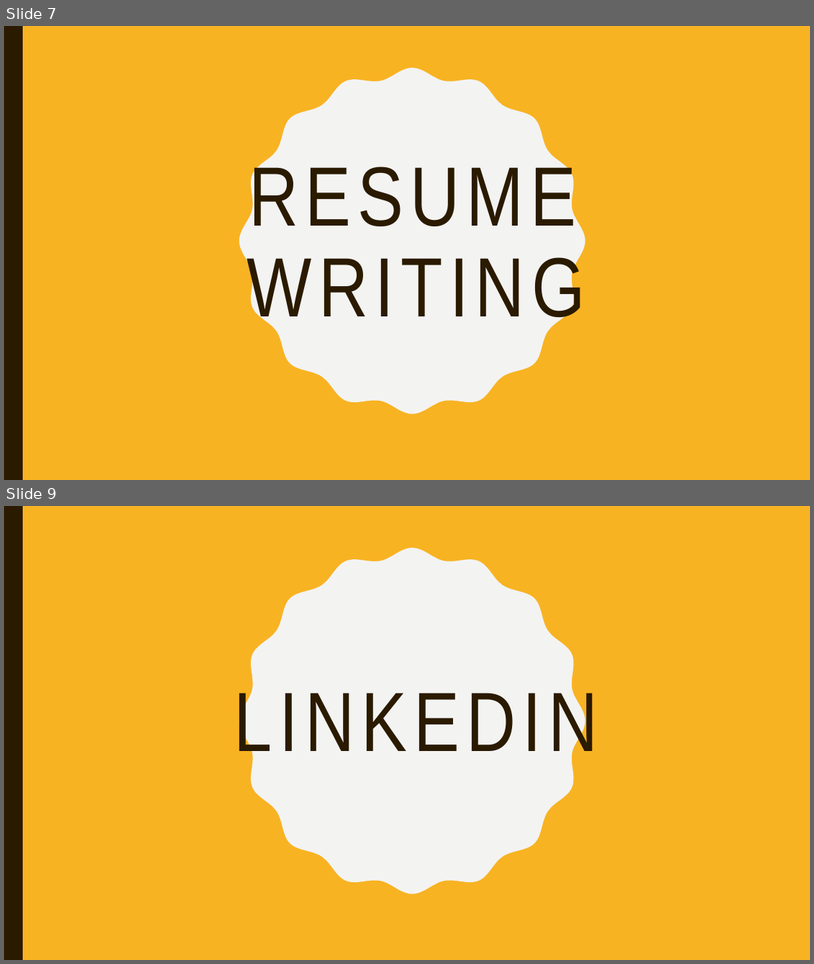
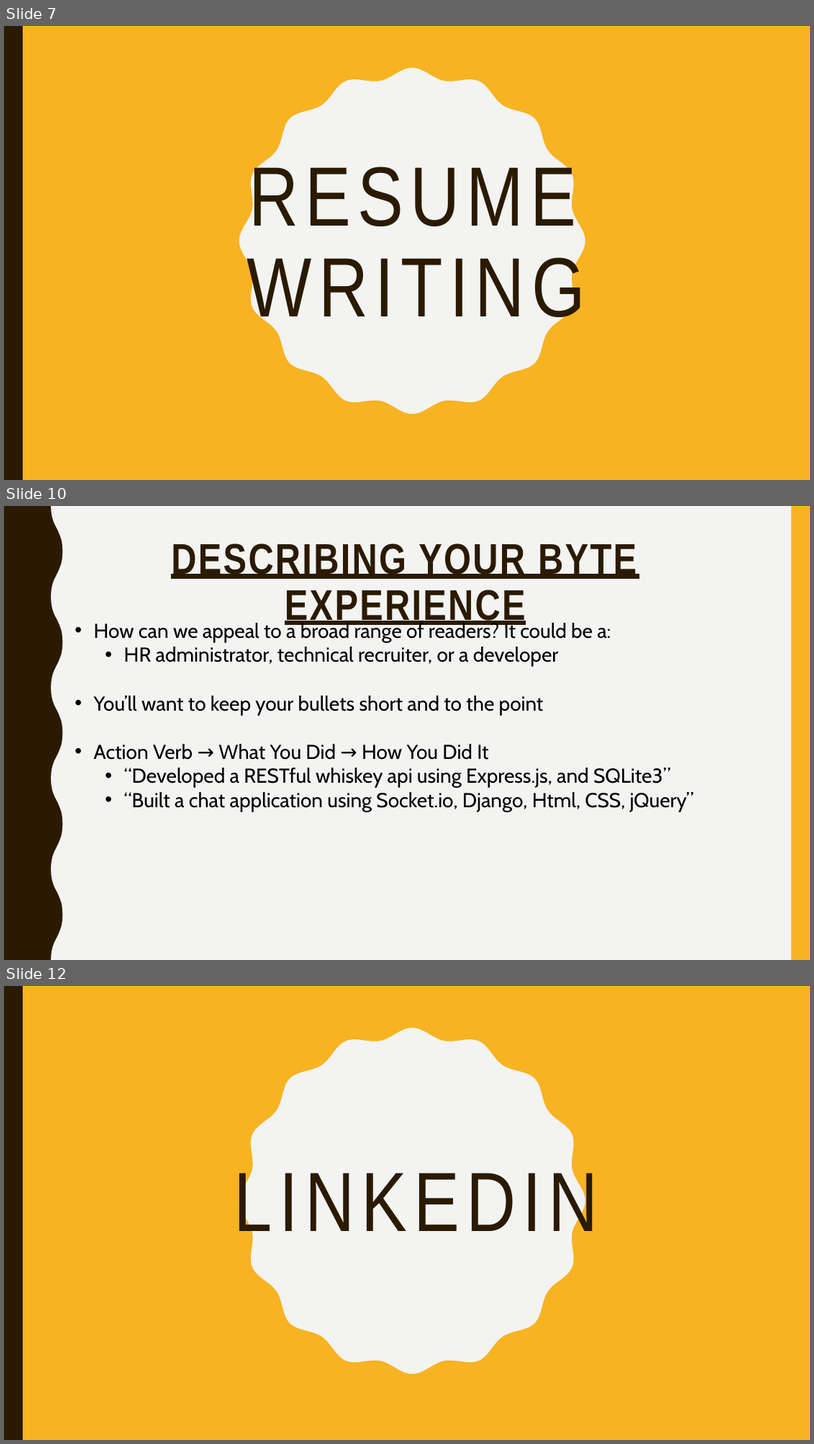
Before and after one commit to lakshmi-intechcode/jng_instr_folder, a slide deck: Job_Stuff/Jng_Job_Prezzie.pptx. Shown one above the other, each under a label of ours: slides 7 and 9 before the commit, slides 7, 10 and 12 after it; the slides between them are not shown. The pictures are 814x964 and 814x1444 pixels, drawn with LibreOffice and Linux fonts; fonts in the diff are those of the drawing. Boxes give left, top, right and bottom in pixels: in the first picture for what was removed or moved away, otherwise in the second. Text is boxed around its words. In the diff, an @@ line names an element or a change of style, - is before the commit and + after.

```diff
--- a/Job_Stuff/Jng_Job_Prezzie.pptx
+++ b/Job_Stuff/Jng_Job_Prezzie.pptx
@@ slide 10 added at [4, 506, 810, 960], background #F3F3F2 @@
@@ freeform shape added at [4, 506, 63, 960], fill #2A1A00 @@
@@ rectangle added at [792, 506, 810, 960], fill #F8B323 @@
@@ title added at [171, 543, 637, 628], 51 pt, text #2A1A00, bold, underline @@
+DESCRIBING YOUR BYTE EXPERIENCE
@@ text added at [94, 620, 694, 812], 24 pt, text #000000 @@
+• How can we appeal to a broad range of readers? It could be a:
+  • HR administrator, technical recruiter, or a developer
+• You’ll want to keep your bullets short and to the point
+• Action Verb → What You Did → How You Did It
+  • “Developed a RESTful whiskey api using Express.js, and SQLite3”
+  • “Built a chat application using Socket.io, Django, Html, CSS, jQuery”
@@ what was slide 9 is now slide 12 @@
```
Also in this commit, not shown: 2 slides changed, 2 other slides added.
